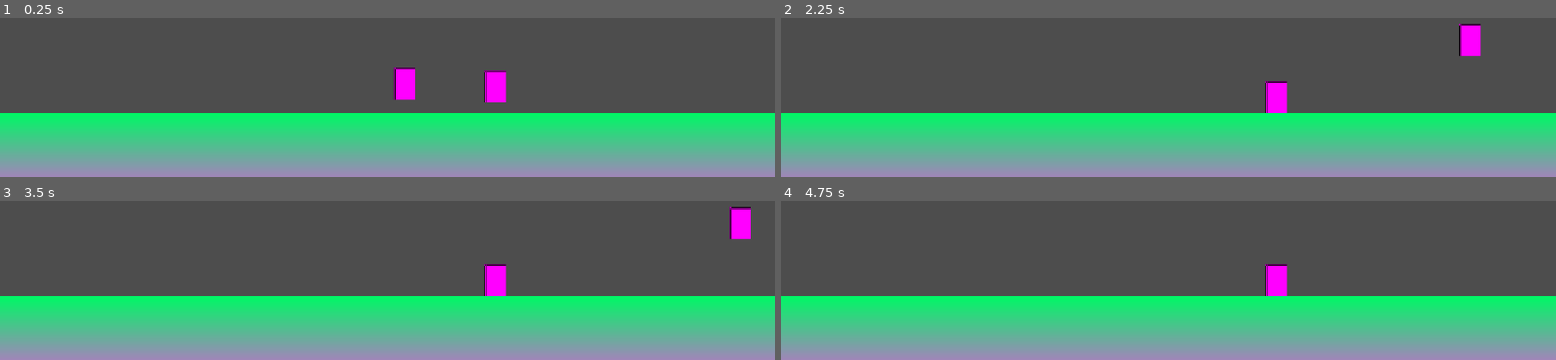
Above: before the commit, frames 1-4 (two rows, left to right).
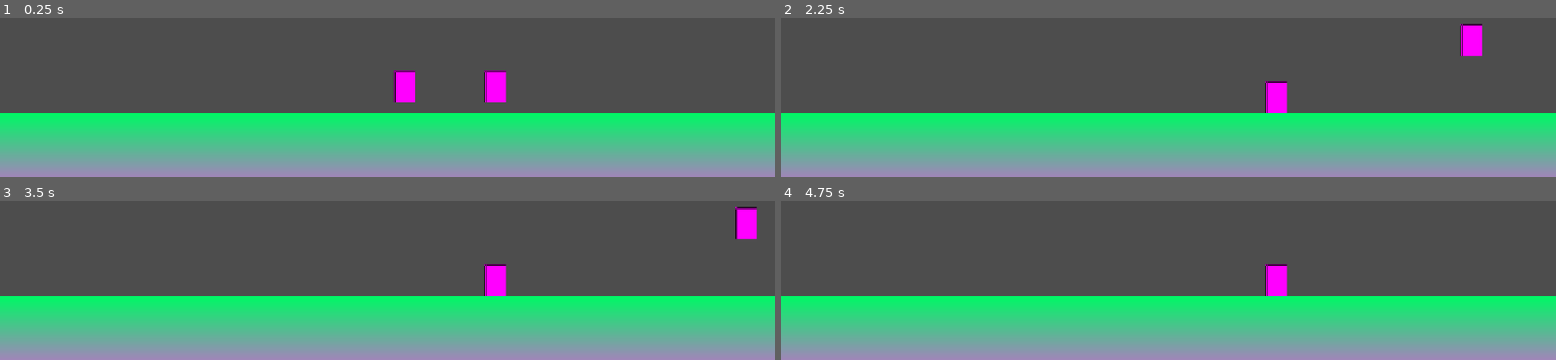
Above: after the commit, the same moments.

Repository: b3e3e3/ultimate-glomp
Game: Godot game, scene res://sandbox.tscn
Two runs of this game, one before a commit and one after it. Both use one fixed random seed, a clock stepped at 60 frames per second and the inputs below.
Inputs:
- Up to frame 1 (0.25 s): no input
- Up to frame 2 (2.25 s): hold D (move_right) 0.53-2.03 s; tap E (interact) at 0.6, 1.55, 2.1 s; tap W (jump) at 0.77, 0.8, 1.07, 1.35, 1.52, 1.82 s; hold A (move_left) from 2.03 s (still down)
- Up to frame 3 (3.5 s): tap W (jump) at 2.3, 3.02, 3.32 s; release A (move_left) at 2.78 s; hold D (move_right) from 2.78 s (still down); tap E (interact) at 2.85 s
- Up to frame 4 (4.75 s): tap W (jump) at 3.6, 3.77, 4.07, 4.52 s; tap Enter at 4.25 s; release D (move_right) at 4.28 s; hold A (move_left) from 4.28 s (still down); tap E (interact) at 4.35 s

The runs differ from the first frame. In frame 1, 0.1% of the frame differs, in the area x 50-54%, y 31-54%; in frame 2, 0.2%; in frame 3, 0.4%, in the area x 94-98%, y 3-25%; in frame 4, nothing differs.
Error after the commit: Invalid call. Nonexistent function 'drop_glomped_body' in base 'CharacterBody2D (Player)'. (res://character/player/state/falling.gd:34)

Commit message:
idk anymore

Diff:
--- a/character/character.gd
+++ b/character/character.gd
@@ -6,15 +6,21 @@
 const SPEED: float = 200.0
 const JUMP_VELOCITY: float = -400.0
 
+var gravity_enabled: bool = true
+var move_enabled: bool = true
+
 func _physics_process(delta: float) -> void:
-	apply_gravity(delta)
-	move_and_slide()
+	if gravity_enabled:
+		apply_gravity(delta)
+
+	if move_enabled:
+		move_and_slide()
 
 func disable_collision():
-	$CollisionShape2D.set_deferred(&"disabled", true)
+	Global.disable_collision($CollisionShape2D)
 
 func enable_collision():
-	$CollisionShape2D.set_deferred(&"disabled", false)
+	Global.enable_collision($CollisionShape2D)
 
 func apply_gravity(delta: float) -> void:
 	if not is_on_floor():
--- a/character/player/player.gd
+++ b/character/player/player.gd
@@ -1,9 +1,6 @@
 class_name Player extends Character
 
-var last_glomped_body: Node2D
-
-func _physics_process(_delta: float) -> void:
-	move_and_slide()
+var glomped_body: Node2D
 
 func get_horizontal_input() -> float:
 	return Input.get_axis(&"move_left", &"move_right")
@@ -17,7 +14,7 @@
 func glomp_on(body: PhysicsBody2D) -> void:
 	assert(body.is_in_group(&"Glompable"))
 
-	last_glomped_body = body
+	glomped_body = body
 
 	velocity = Vector2.ZERO
 	disable_collision()
@@ -25,19 +22,22 @@
 	reparent.call_deferred(body)
 	set_deferred(&'global_position', body.get_node(^"GlompPoint").global_position)
 
-func un_glomp() -> void:
-	var dist := 48.0
+func un_glomp(offset_position: bool = true) -> void:
+	reparent.call_deferred(glomped_body.get_parent()) # TODO: find a better parent?
 
-	if last_glomped_body:
-		reparent.call_deferred(last_glomped_body.get_parent()) # TODO: find a better parent?
+	if offset_position:
+		var dist := 64.0
 
-		var player_rect: Rect2 = $CollisionShape2D.shape.get_rect()
-		var glomp_rect: Rect2 = $GlompArea/CollisionShape2D.shape.get_rect()
-		var body_rect: Rect2 = last_glomped_body.get_node(^"CollisionShape2D").shape.get_rect()
+		if glomped_body:
+			var player_rect: Rect2 = $CollisionShape2D.shape.get_rect()
+			var glomp_rect: Rect2 = $GlompArea/CollisionShape2D.shape.get_rect()
+			var body_rect: Rect2 = glomped_body.get_node(^"CollisionShape2D").shape.get_rect()
 
-		dist = body_rect.position.distance_to(glomp_rect.position) + player_rect.size.y / 2
-	else:
-		push_warning("Did not find last glomped body, moving a default distance of %s" % dist)
+			dist = body_rect.position.distance_to(glomp_rect.position) + player_rect.size.y / 2
+		else:
+			push_warning("No glomped body to unglomp")
 
-	global_position += Vector2.UP * dist
+		global_position += Vector2.UP * dist
+
+	glomped_body = null
 	enable_collision()
--- a/character/player/state/_player_state.gd
+++ b/character/player/state/_player_state.gd
@@ -16,4 +16,4 @@
 	return character.get_jump_input() and character.can_jump()
 
 func check_for_glomping() -> bool:
-	return not player.get_glomped_bodies().is_empty()
+	return player.glomped_body or not player.get_glomped_bodies().is_empty()
--- a/character/player/state/falling.gd
+++ b/character/player/state/falling.gd
@@ -10,6 +10,9 @@
 var _accel: float
 
 func on_enter(_previous_state: State, data := {}) -> void:
+	player.gravity_enabled = true
+	player.move_enabled = true
+
 	if data and data.has(&"air_move_speed"):
 		_speed = data.get(&"air_move_speed")
 	else:
@@ -20,14 +23,14 @@
 	else:
 		_accel = air_accel_speed
 
-func on_physics_update(delta: float) -> void:
-	player.apply_gravity(delta)
-
+func on_physics_update(_delta: float) -> void:
 	var hor := player.get_horizontal_input()
 
 	if check_for_landing():
 		goto(idle_state)
 	elif check_for_glomping():
 		goto(glomping_state)
+	elif Input.is_action_just_pressed(&"interact"):
+		player.drop_glomped_body()
 	elif check_for_moving():
 		player.move(hor, _accel, _speed)
--- a/character/player/state/glomping.gd
+++ b/character/player/state/glomping.gd
@@ -4,18 +4,23 @@
 @onready var jumping_state: State = $"../Jumping"
 
 func on_enter(_previous_state: State, _data := {}) -> void:
-	var bodies := player.get_glomped_bodies()
-	print("Glomped bodies", bodies)
+	player.gravity_enabled = false
+	player.move_enabled = false
 
-	if bodies.is_empty():
-		goto(idle_state)
-	else:
-		var body := bodies[0] as PhysicsBody2D
-		player.glomp_on(body)
+	if not player.glomped_body:
+		var bodies := player.get_glomped_bodies()
+		print("Glomped bodies", bodies)
+
+		if not bodies.is_empty():
+			player.glomp_on(bodies[0])
+		else:
+			goto(idle_state)
+
 
 func on_physics_update(_delta: float) -> void:
 	if check_for_jumping():
 		goto(jumping_state)
+		# player.carry_glomped_body()
 		#, {
 		# 	&"air_move_speed": 100000.0,
 		# 	&"air_accel_speed": 100000.0,
--- a/character/player/state/idle.gd
+++ b/character/player/state/idle.gd
@@ -5,9 +5,11 @@
 @onready var jumping_state: State = $"../Jumping"
 @onready var glomping_state: State = $"../Glomping"
 
-func on_physics_update(delta: float) -> void:
-	player.apply_gravity(delta)
+func on_enter(_previous_state: State, _data := {}) -> void:
+	player.gravity_enabled = true
+	player.move_enabled = true
 
+func on_physics_update(_delta: float) -> void:
 	if check_for_moving():
 		goto(moving_state)
 	elif check_for_falling():
--- a/character/player/state/jumping.gd
+++ b/character/player/state/jumping.gd
@@ -5,6 +5,9 @@
 @export var jump_force: float = Player.JUMP_VELOCITY
 
 func on_enter(_previous_state: State, data := {}) -> void:
+	player.gravity_enabled = true
+	player.move_enabled = true
+
 	var force := jump_force
 	if data:
 		if data.has(&"jump_force"):
--- a/character/player/state/moving.gd
+++ b/character/player/state/moving.gd
@@ -7,9 +7,11 @@
 
 var movement: float = 0.0
 
-func on_physics_update(delta: float) -> void:
-	player.apply_gravity(delta)
+func on_enter(_previous_state: State, _data := {}) -> void:
+	player.gravity_enabled = true
+	player.move_enabled = true
 
+func on_physics_update(_delta: float) -> void:
 	movement = player.get_horizontal_input()
 
 	if check_for_falling():
--- /dev/null
+++ b/global.gd
@@ -0,0 +1,19 @@
+extends Node
+
+func disable_collision(node: Node):
+	if node is CollisionShape2D:
+		node.set_deferred(&"disabled", true)
+		return
+
+	var children := node.find_children("*", "CollisionShape2D")
+	for child in children:
+		child.set_deferred(&"disabled", true)
+
+func enable_collision(node: Node):
+	if node is CollisionShape2D:
+		node.set_deferred(&"disabled", false)
+		return
+
+	var children := node.find_children("*", "CollisionShape2D")
+	for child in children:
+		child.set_deferred(&"disabled", false)
--- a/player.tscn
+++ b/player.tscn
@@ -1,12 +1,12 @@
 [gd_scene load_steps=11 format=3 uid="uid://c1wv0ies7lixs"]
 
-[ext_resource type="Script" uid="uid://bt0fbp0l6xn61" path="res://player/player.gd" id="1_1jxqw"]
+[ext_resource type="Script" uid="uid://bt0fbp0l6xn61" path="res://character/player/player.gd" id="1_1jxqw"]
 [ext_resource type="Script" uid="uid://01tdfipkjgo6" path="res://states/state_machine.gd" id="2_dw050"]
-[ext_resource type="Script" uid="uid://2mkoc7e487wg" path="res://player/state/idle.gd" id="3_b26j0"]
-[ext_resource type="Script" uid="uid://dsjk5ljw0trgx" path="res://player/state/moving.gd" id="4_n7ghd"]
-[ext_resource type="Script" uid="uid://bq53gcgs65d8t" path="res://player/state/jumping.gd" id="5_nvl01"]
-[ext_resource type="Script" uid="uid://odl2jpl1wkoo" path="res://player/state/falling.gd" id="6_ivps1"]
-[ext_resource type="Script" uid="uid://b4ma274x0f55t" path="res://player/state/glomping.gd" id="7_urp6f"]
+[ext_resource type="Script" uid="uid://2mkoc7e487wg" path="res://character/player/state/idle.gd" id="3_b26j0"]
+[ext_resource type="Script" uid="uid://dsjk5ljw0trgx" path="res://character/player/state/moving.gd" id="4_n7ghd"]
+[ext_resource type="Script" uid="uid://bq53gcgs65d8t" path="res://character/player/state/jumping.gd" id="5_nvl01"]
+[ext_resource type="Script" uid="uid://odl2jpl1wkoo" path="res://character/player/state/falling.gd" id="6_ivps1"]
+[ext_resource type="Script" uid="uid://b4ma274x0f55t" path="res://character/player/state/glomping.gd" id="7_urp6f"]
 
 [sub_resource type="PlaceholderTexture2D" id="PlaceholderTexture2D_cojph"]
 size = Vector2(32, 48)
--- a/project.godot
+++ b/project.godot
@@ -14,6 +14,10 @@
 run/main_scene="uid://clwraaxyoly0o"
 config/features=PackedStringArray("4.5", "Mobile")
 config/icon="res://icon.svg"
+
+[autoload]
+
+Global="*res://global.gd"
 
 [editor_plugins]
 
--- a/states/state_machine.gd
+++ b/states/state_machine.gd
@@ -26,7 +26,7 @@
 
 func __transition_to_next_state(target_state: State, data: Dictionary = {}) -> void:
 	assert(target_state != null, owner.name + ": Trying to transition to state " + target_state.name + " but it does not exist.")
-
+	print("Going from state " + state.name + " to state " + target_state.name)
 	var previous_state := state
 	state.on_exit()
 	state = target_state
Not shown, added: global.gd.uid
